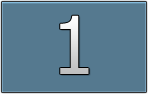
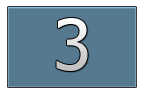
Layers edited between the first and the second 148x94 image:
renamed "1" to "3", painted on it over [56, 15, 89, 74]
painted on "Layer 1" over [2, 2, 146, 92]
